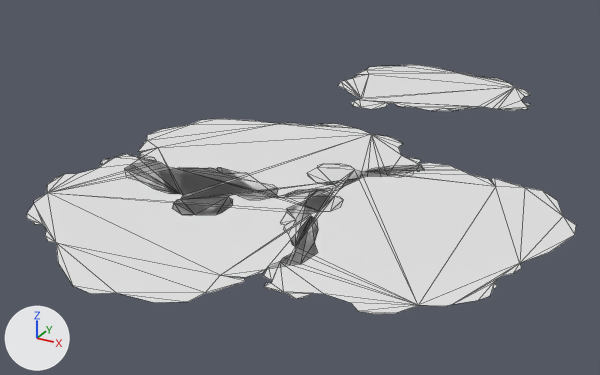
One commit to the OBJ model Resources/Scenes/GameWorld/Meshes/ground.obj: the scene before it, then after it.
One viewpoint serves both versions: a camera (50 mm lens) standing at (362.0, -951.0, 305.0) and looking at (-9.0, -278.0, -31.0). The axes (+X, +Y, +Z) are drawn at lower left. The lights are the same throughout. Mesh edges are drawn as thin lines. Where no turn or scale is listed for an object, it has been applied to the vertices. Vertices at the same position are counted once.

The first picture shows 'ground'.
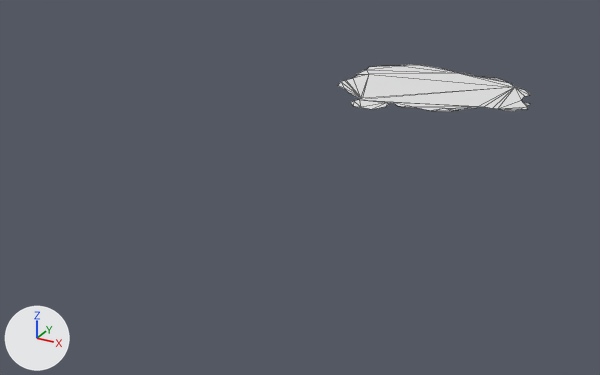
Changed parts and their boxes (x1, y1, x2, y2) in the pictures (600 x 375 px):
'ground', reshaped (65% narrower, 81% shorter)
    before: (27, 64, 576, 314)
    after: (338, 64, 531, 111)
part 1 of me_ground, deleted
    before: (125, 119, 422, 216)
part 2 of me_ground, deleted
    before: (264, 163, 576, 314)
part 3 of me_ground, deleted
    before: (27, 154, 343, 303)

Edits to the bpy script that builds the scene:
```text
Change me_ground:
    where me_ground.from_pydata(...)  # 360 vertices, 352 faces; spans x -185.0..267.0, y -576.0..106.0, z 0.0
    used by ob_ground; location = (0.0, 0.0, 0.0)
    me_ground part 1: the loose piece of 90 vertices spanning x -184.0..111.0, y -440.0..-168.0, z 0.0 is deleted
    me_ground part 2: the loose piece of 90 vertices spanning x 16.0..267.0, y -512.0..-224.0, z 0.0 is deleted
    me_ground part 3: the loose piece of 90 vertices spanning x -185.0..99.0, y -576.0..-335.0, z 0.0 is deleted
```
